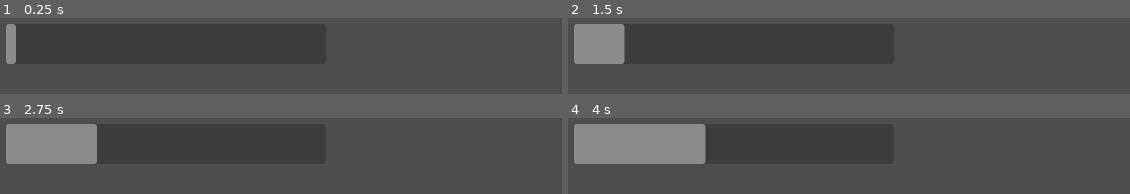
Above: before the commit, frames 1-4 (two rows, left to right).
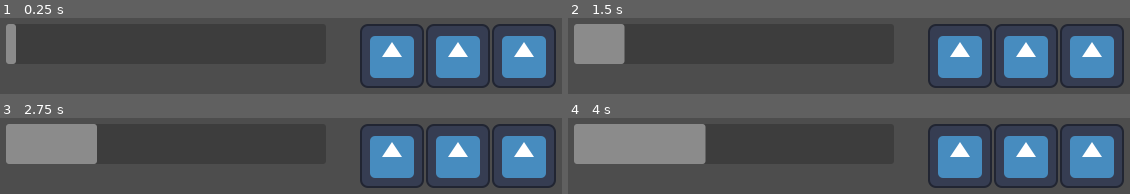
Above: after the commit, the same moments.

Repository: briel0/fog-gamejam-maio
Game: Godot game, scene res://scenes/hud.tscn
Two runs of this game, one before a commit and one after it. Both use one fixed random seed, a clock stepped at 60 frames per second and the inputs below. This scene is started directly instead of the project's main scene. The engine's default icon, where the game draws it, is replaced by a stand-in: a white triangle on a blue panel in a dark square.
Inputs:
- Up to frame 1 (0.25 s): no input
- Up to frame 2 (1.5 s): tap Enter (pause) at 0.5 s; hold Right (right) from 0.53 s (still down); tap Space (jump) at 0.77 s
- Up to frame 3 (2.75 s): tap Space (jump) at 1.52, 2 s; release Right (right) at 2.03 s; hold Left (left) from 2.03 s (still down)
- Up to frame 4 (4 s): release Left (left) at 2.78 s; hold Right (right) from 2.78 s (still down); tap Space (jump) at 3.02, 3.77 s; tap Enter (pause) at 3.5 s

The runs differ from the first frame. In frame 1, 16% of the frame differs, in the area x 64-99%, y 7-93%; in frame 2, 16%; in frame 3, 16%; in frame 4, 16%.

Commit message:
feat: add hud life counter

Diff:
--- a/scenes/hud.tscn
+++ b/scenes/hud.tscn
@@ -1,8 +1,9 @@
 [gd_scene format=3 uid="uid://mcp04n88y75i"]
 
 [ext_resource type="Script" uid="uid://dqm0kr8djiyj4" path="res://scripts/hud.gd" id="1_ahhtf"]
+[ext_resource type="Texture2D" uid="uid://bwlis81viho2p" path="res://icon.svg" id="2_oo0fn"]
 
-[node name="HUD" type="Control" unique_id=1278504509 node_paths=PackedStringArray("progressBar")]
+[node name="HUD" type="Control" unique_id=1278504509 node_paths=PackedStringArray("progressBar", "lifeBar")]
 layout_mode = 3
 anchors_preset = 15
 anchor_right = 1.0
@@ -11,6 +12,8 @@
 grow_vertical = 2
 script = ExtResource("1_ahhtf")
 progressBar = NodePath("ProgressBar")
+lifeBar = NodePath("Lifes")
+lifeIcon = ExtResource("2_oo0fn")
 
 [node name="ProgressBar" type="ProgressBar" parent="." unique_id=1568801091]
 layout_mode = 1
@@ -23,3 +26,32 @@
 grow_horizontal = 2
 grow_vertical = 2
 show_percentage = false
+
+[node name="Lifes" type="HBoxContainer" parent="." unique_id=1509411364]
+layout_mode = 1
+anchors_preset = -1
+anchor_left = 0.8
+anchor_right = 1.0
+anchor_bottom = 0.1
+offset_left = 20.0
+offset_top = 20.0
+offset_right = -20.0
+offset_bottom = -20.0
+grow_horizontal = 0
+alignment = 2
+
+[node name="TextureRect" type="TextureRect" parent="Lifes" unique_id=485265497]
+layout_mode = 2
+size_flags_horizontal = 12
+size_flags_vertical = 12
+texture = ExtResource("2_oo0fn")
+
+[node name="TextureRect2" type="TextureRect" parent="Lifes" unique_id=293659840]
+layout_mode = 2
+size_flags_horizontal = 12
+size_flags_vertical = 12
+
+[node name="TextureRect3" type="TextureRect" parent="Lifes" unique_id=1116196251]
+layout_mode = 2
+size_flags_horizontal = 12
+size_flags_vertical = 12
--- a/scripts/hud.gd
+++ b/scripts/hud.gd
@@ -1,14 +1,28 @@
 extends Control
 
 @export var progressBar: ProgressBar
+@export var lifeBar: HBoxContainer
+@export var lifeIcon: Texture
 
 func _ready() -> void:
 	set_progress(0)
+	set_life(3)
 
 func _process(delta: float) -> void:
 	var progress = progressBar.value
 	progress += delta * 10
 	set_progress(progress)
+
+func set_life(life: int) -> void:
+	var childCount = lifeBar.get_child_count()
+	for i in range(childCount):
+		var child = lifeBar.get_child(childCount - 1 - i)
+		if child is TextureRect:
+			if life > 0:
+				child.texture = lifeIcon
+				life -= 1
+			else:
+				child.texture = null
 
 func set_progress(value: float) -> void:
 	progressBar.value = value
